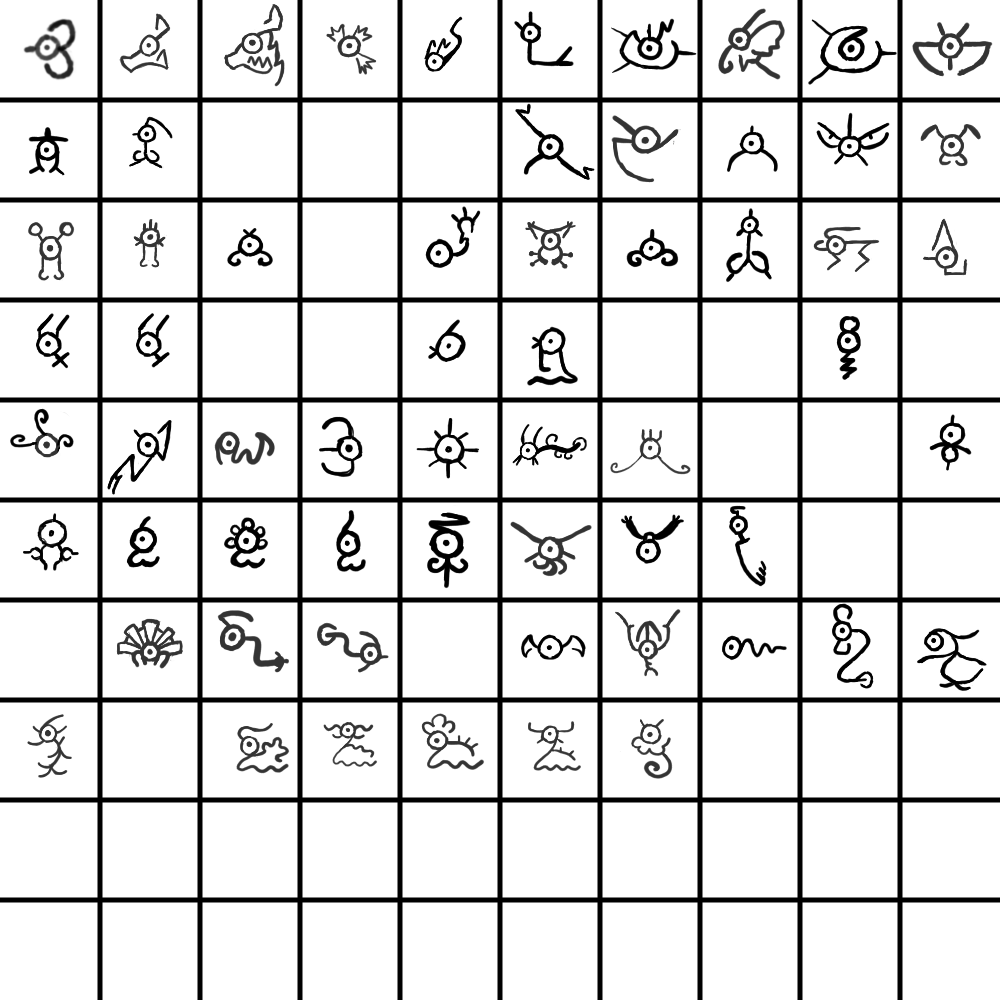
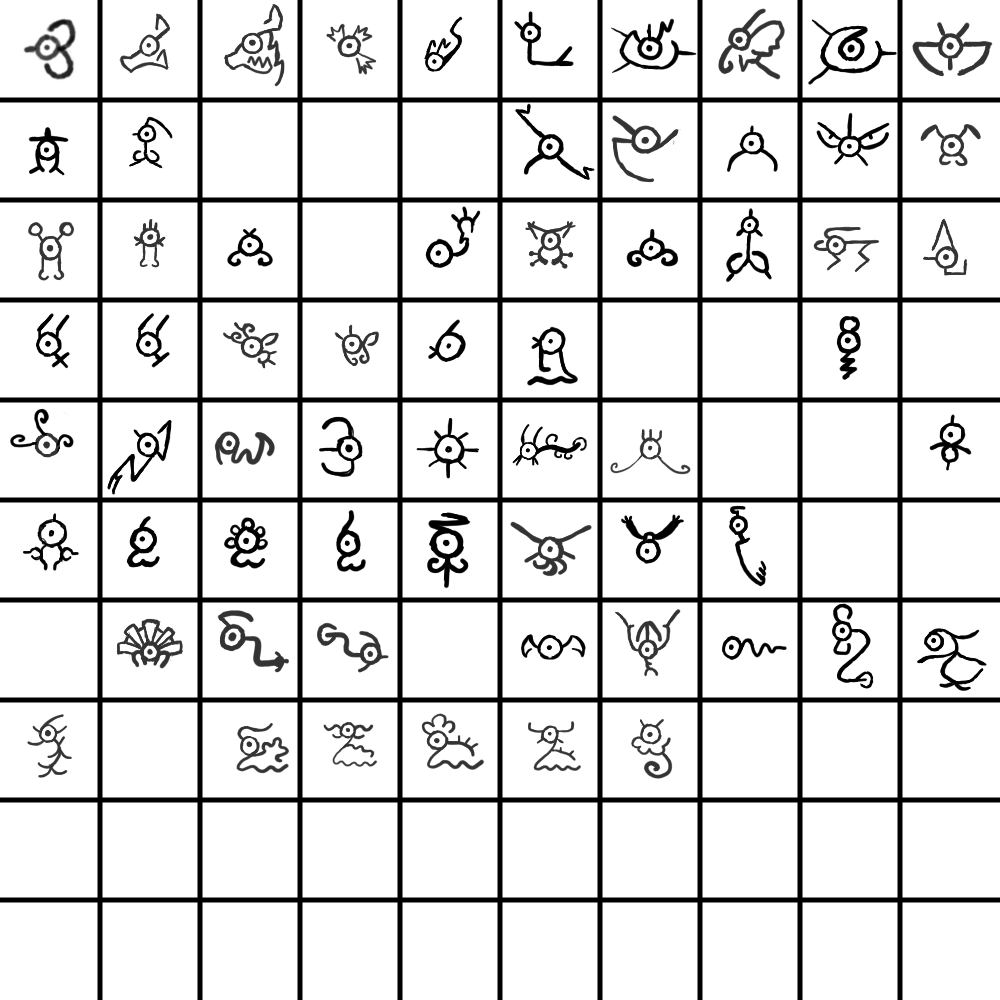
The second 1000 × 1000 image is a revision of the first. Changes to its layers:
painted on "Paint Layer 1" over [223,322,380,369]
